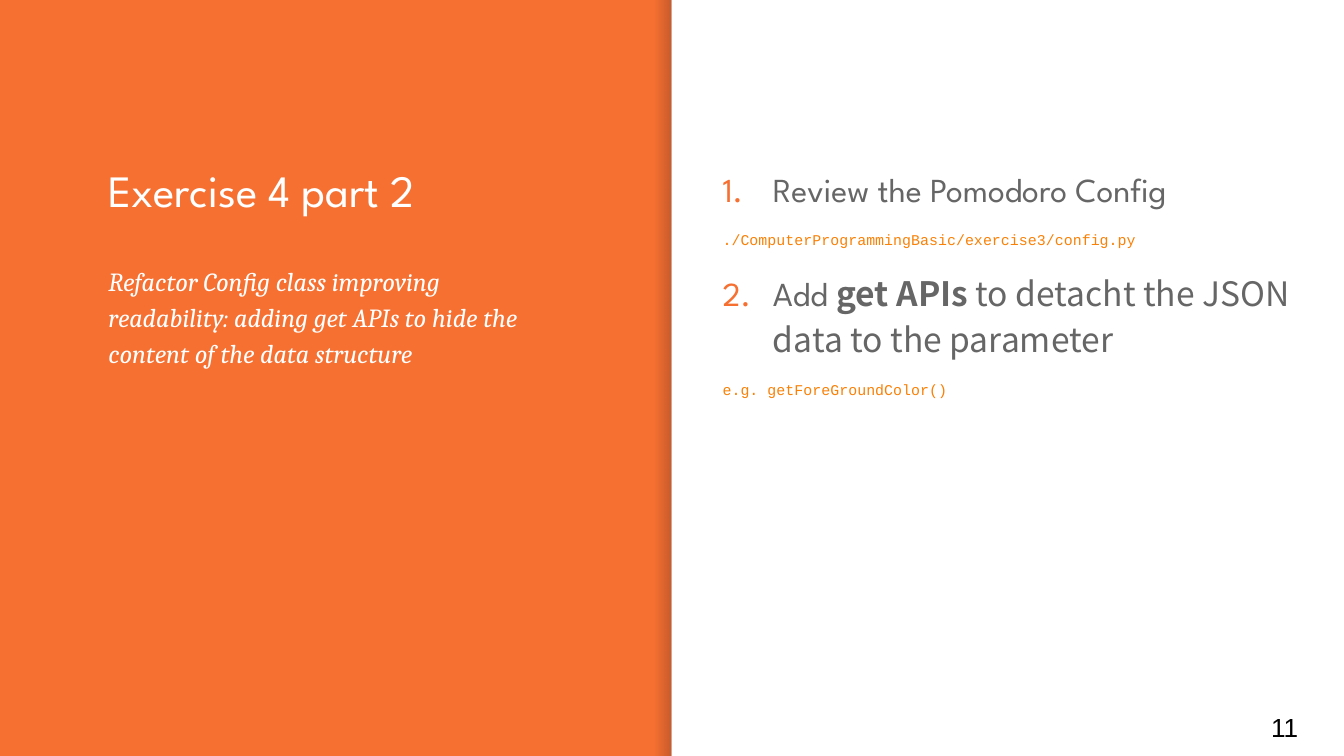
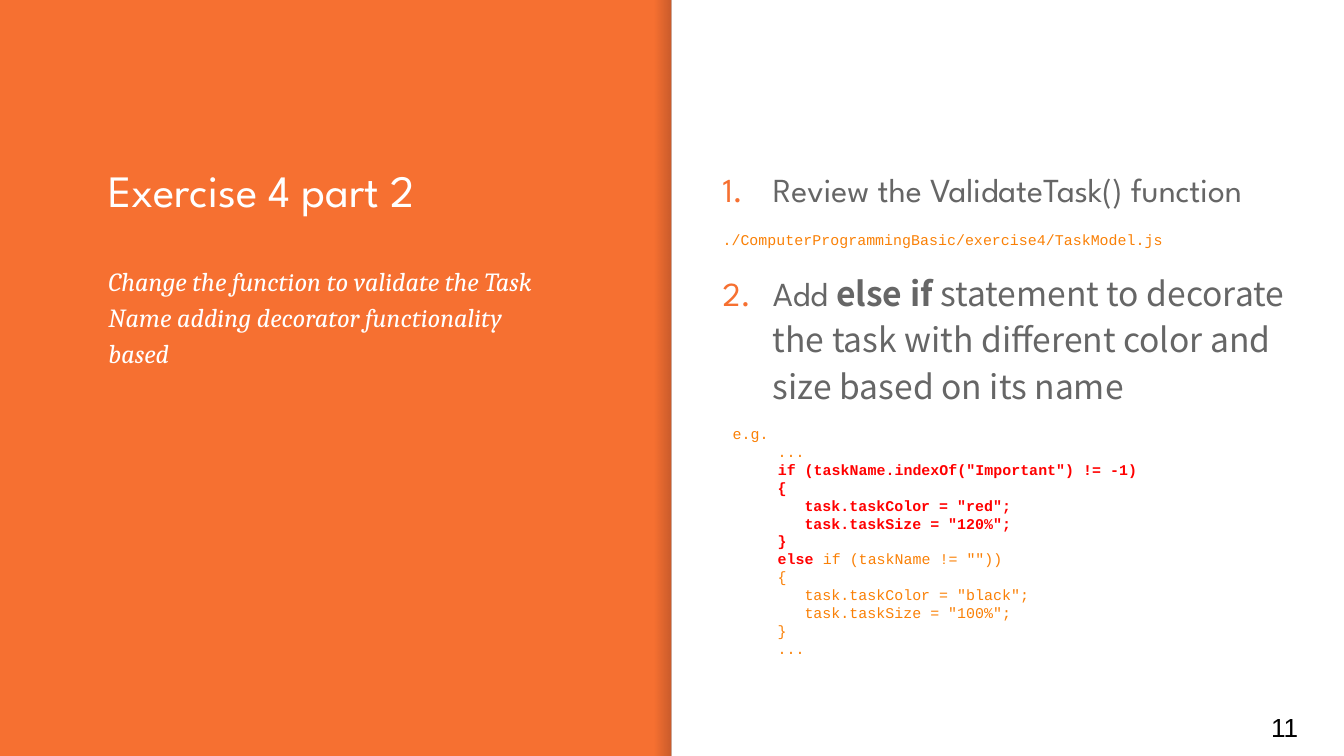
Before and after one commit to antfin/ComputerProgrammingBasic, a slide deck: slide 11 of lessons/Lesson_4.pptx. Drawn at 1344x756 pixels with LibreOffice and Linux fonts; fonts in the diff are those of the drawing. Boxes give left, top, right and bottom in pixels: in the first picture for what was removed or moved away, otherwise in the second. Text is boxed around its words. In the diff, an @@ line names an element or a change of style, - is before the commit and + after.

```diff
--- a/lessons/Lesson_4.pptx
+++ b/lessons/Lesson_4.pptx
@@ text at [723,178,1284,621]: text changed @@
-1. Review the Pomodoro Config
-./ComputerProgrammingBasic/exercise3/config.py
-2. Add get APIs to detacht the JSON data to the parameter
-e.g. getForeGroundColor()
+1. Review the ValidateTask() function
+./ComputerProgrammingBasic/exercise4/TaskModel.js
+2. Add else if statement to decorate the task with different color and size based on its name
+e.g.
+...
+if (taskName.indexOf("Important") != -1)
+{
+task.taskColor = "red";
+task.taskSize = "120%";
+}
+else if (taskName != ""))
+{
+task.taskColor = "black";
+task.taskSize = "100%";
+}
+...
@@ subtitle at [108,273,532,363]: text changed @@
-Refactor Config class improving readability: adding get APIs to hide the content of the data structure
+Change the function to validate the Task Name adding decorator functionality based
```
Also in this commit, not shown: 2 other slides changed, 6 other files.
